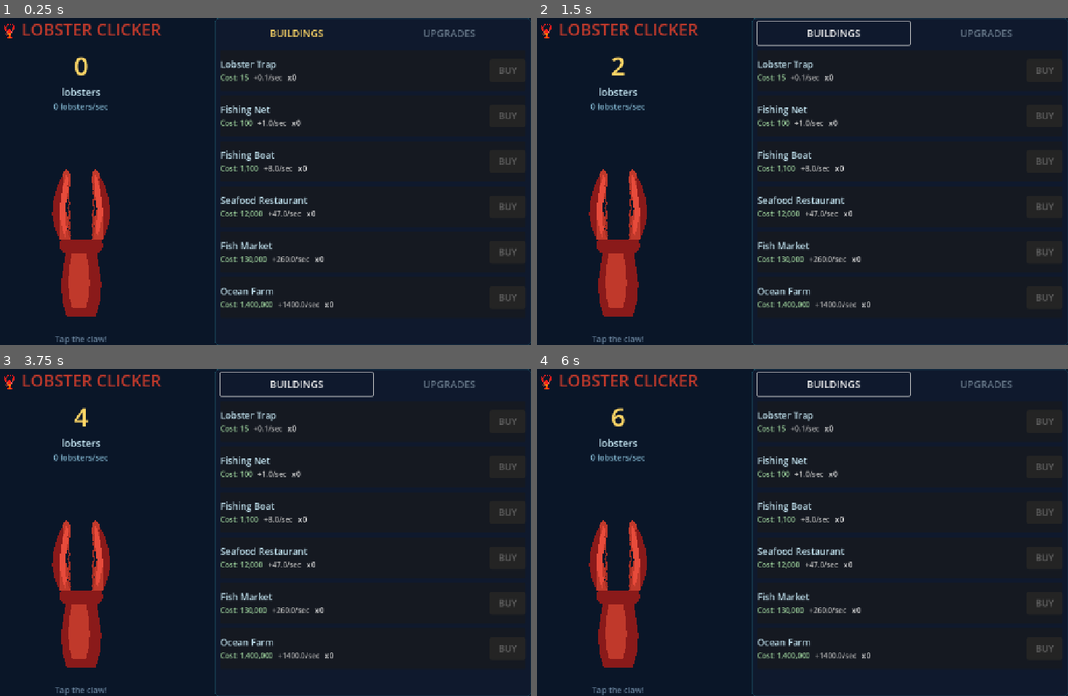
Above: before the commit, frames 1-4 (two rows, left to right).
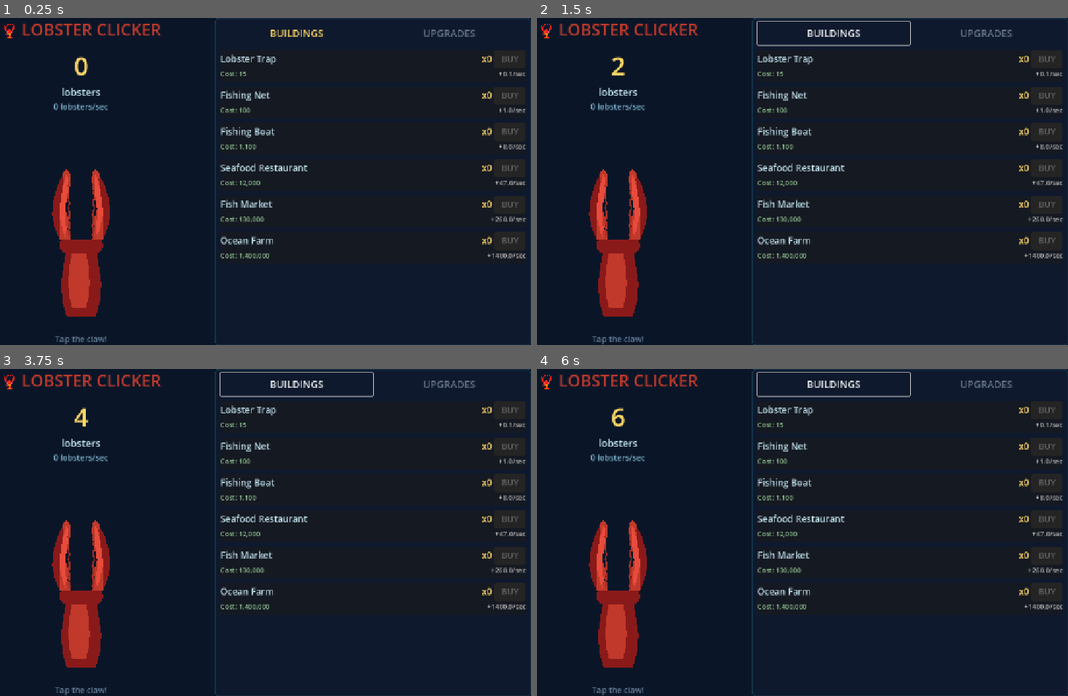
Above: after the commit, the same moments.

Repository: thecryptomasters/lobster-clicker
Game: Godot game, scene res://scenes/main.tscn
Two runs of this game, one before a commit and one after it. Both use one fixed random seed, a clock stepped at 60 frames per second and the inputs below.
Inputs (mouse positions are in pixels of both pictures, inside the frame that each line leads up to):
- Up to frame 1 (0.25 s): no input
- Up to frame 2 (1.5 s): click (616, 227) at 0.5 s; click "BUILDINGS" at 1.25 s
- Up to frame 3 (3.75 s): click "UPGRADES" at 2 s; click (79, 578) at 2.75 s; click "BUILDINGS" at 3.5 s
- Up to frame 4 (6 s): click "UPGRADES" at 4.25 s; click (616, 578) at 5 s; click "BUILDINGS" at 5.75 s

The runs differ from the first frame. In frame 1, 3.9% of the frame differs, in the area x 41-100%, y 11-89%; in frame 2, 3.9%; in frame 3, 3.9%; in frame 4, 3.9%.

Commit message:
fix: tighter item layout + buildings panel gets more space on mobile

Diff:
--- a/scenes/building_item.tscn
+++ b/scenes/building_item.tscn
@@ -3,55 +3,54 @@
 [ext_resource type="Script" path="res://scenes/building_item.gd" id="1_script"]
 
 [node name="BuildingItem" type="PanelContainer"]
-custom_minimum_size = Vector2(0, 90)
+custom_minimum_size = Vector2(0, 70)
 size_flags_horizontal = 3
 script = ExtResource("1_script")
 
-[node name="HBox" type="HBoxContainer" parent="."]
+[node name="VBox" type="VBoxContainer" parent="."]
 layout_mode = 2
-theme_override_constants/separation = 8
+theme_override_constants/separation = 2
 
-[node name="Info" type="VBoxContainer" parent="HBox"]
+[node name="TopRow" type="HBoxContainer" parent="VBox"]
+layout_mode = 2
+
+[node name="NameLabel" type="Label" parent="VBox/TopRow"]
+unique_name_in_owner = true
 layout_mode = 2
 size_flags_horizontal = 3
-alignment = 1
-
-[node name="NameLabel" type="Label" parent="HBox/Info"]
-unique_name_in_owner = true
-layout_mode = 2
-text = "Building Name"
+text = "Lobster Trap"
 theme_override_colors/font_color = Color(0.753, 0.882, 0.933, 1)
 theme_override_font_sizes/font_size = 20
 
-[node name="DetailRow" type="HBoxContainer" parent="HBox/Info"]
-layout_mode = 2
-theme_override_constants/separation = 12
-
-[node name="CostLabel" type="Label" parent="HBox/Info/DetailRow"]
-unique_name_in_owner = true
-layout_mode = 2
-text = "Cost: 0"
-theme_override_colors/font_color = Color(0.6, 0.8, 0.6, 1)
-theme_override_font_sizes/font_size = 16
-
-[node name="LpsLabel" type="Label" parent="HBox/Info/DetailRow"]
-unique_name_in_owner = true
-layout_mode = 2
-text = "+0/sec"
-theme_override_colors/font_color = Color(0.7, 0.7, 0.7, 1)
-theme_override_font_sizes/font_size = 16
-
-[node name="CountLabel" type="Label" parent="HBox/Info/DetailRow"]
+[node name="CountLabel" type="Label" parent="VBox/TopRow"]
 unique_name_in_owner = true
 layout_mode = 2
 text = "x0"
-theme_override_colors/font_color = Color(0.9, 0.9, 0.9, 1)
-theme_override_font_sizes/font_size = 16
+theme_override_colors/font_color = Color(1, 0.843, 0.4, 1)
+theme_override_font_sizes/font_size = 20
 
-[node name="BuyButton" type="Button" parent="HBox"]
+[node name="BuyButton" type="Button" parent="VBox/TopRow"]
 unique_name_in_owner = true
 layout_mode = 2
-custom_minimum_size = Vector2(80, 50)
-size_flags_vertical = 4
+custom_minimum_size = Vector2(70, 40)
 text = "BUY"
-theme_override_font_sizes/font_size = 20
+theme_override_font_sizes/font_size = 18
+
+[node name="BottomRow" type="HBoxContainer" parent="VBox"]
+layout_mode = 2
+
+[node name="CostLabel" type="Label" parent="VBox/BottomRow"]
+unique_name_in_owner = true
+layout_mode = 2
+size_flags_horizontal = 3
+text = "Cost: 0"
+theme_override_colors/font_color = Color(0.6, 0.8, 0.6, 1)
+theme_override_font_sizes/font_size = 15
+
+[node name="LpsLabel" type="Label" parent="VBox/BottomRow"]
+unique_name_in_owner = true
+layout_mode = 2
+horizontal_alignment = 2
+text = "+0/sec"
+theme_override_colors/font_color = Color(0.7, 0.7, 0.7, 1)
+theme_override_font_sizes/font_size = 15
--- a/scenes/building_upgrade_item.tscn
+++ b/scenes/building_upgrade_item.tscn
@@ -3,45 +3,43 @@
 [ext_resource type="Script" path="res://scenes/building_upgrade_item.gd" id="1_script"]
 
 [node name="BuildingUpgradeItem" type="PanelContainer"]
-custom_minimum_size = Vector2(0, 90)
+custom_minimum_size = Vector2(0, 70)
 size_flags_horizontal = 3
 script = ExtResource("1_script")
 
-[node name="HBox" type="HBoxContainer" parent="."]
+[node name="VBox" type="VBoxContainer" parent="."]
 layout_mode = 2
-theme_override_constants/separation = 8
+theme_override_constants/separation = 2
 
-[node name="Info" type="VBoxContainer" parent="HBox"]
+[node name="TopRow" type="HBoxContainer" parent="VBox"]
+layout_mode = 2
+
+[node name="NameLabel" type="Label" parent="VBox/TopRow"]
+unique_name_in_owner = true
 layout_mode = 2
 size_flags_horizontal = 3
-alignment = 1
-
-[node name="NameLabel" type="Label" parent="HBox/Info"]
-unique_name_in_owner = true
-layout_mode = 2
 text = "Upgrade Name"
 theme_override_colors/font_color = Color(1, 0.843, 0.4, 1)
 theme_override_font_sizes/font_size = 20
 
-[node name="DescLabel" type="Label" parent="HBox/Info"]
+[node name="BuyButton" type="Button" parent="VBox/TopRow"]
+unique_name_in_owner = true
+layout_mode = 2
+custom_minimum_size = Vector2(70, 40)
+text = "BUY"
+theme_override_font_sizes/font_size = 18
+
+[node name="DescLabel" type="Label" parent="VBox"]
 unique_name_in_owner = true
 layout_mode = 2
 text = "Description"
 theme_override_colors/font_color = Color(0.7, 0.7, 0.7, 1)
-theme_override_font_sizes/font_size = 14
+theme_override_font_sizes/font_size = 13
 autowrap_mode = 2
 
-[node name="CostLabel" type="Label" parent="HBox/Info"]
+[node name="CostLabel" type="Label" parent="VBox"]
 unique_name_in_owner = true
 layout_mode = 2
 text = "Cost: 0"
 theme_override_colors/font_color = Color(0.6, 0.8, 0.6, 1)
-theme_override_font_sizes/font_size = 16
-
-[node name="BuyButton" type="Button" parent="HBox"]
-unique_name_in_owner = true
-layout_mode = 2
-custom_minimum_size = Vector2(80, 50)
-size_flags_vertical = 4
-text = "BUY"
-theme_override_font_sizes/font_size = 20
+theme_override_font_sizes/font_size = 15
--- a/scenes/main.gd
+++ b/scenes/main.gd
@@ -154,9 +154,9 @@
 		left_section.size_flags_vertical = Control.SIZE_EXPAND_FILL
 		right_panel.size_flags_vertical = Control.SIZE_EXPAND_FILL
 	else:
-		# Mobile: stacked vertically (VBox), claw on top, buildings below
+		# Mobile: stacked vertically (VBox), claw compact on top, buildings get more space
 		root_container.vertical = true
-		left_section.size_flags_stretch_ratio = 1.0
+		left_section.size_flags_stretch_ratio = 0.6
 		right_panel.size_flags_stretch_ratio = 1.0
 		left_section.size_flags_vertical = Control.SIZE_EXPAND_FILL
 		right_panel.size_flags_vertical = Control.SIZE_EXPAND_FILL
Not shown, changed: export/index.html
Not shown, changed: export/index.pck
